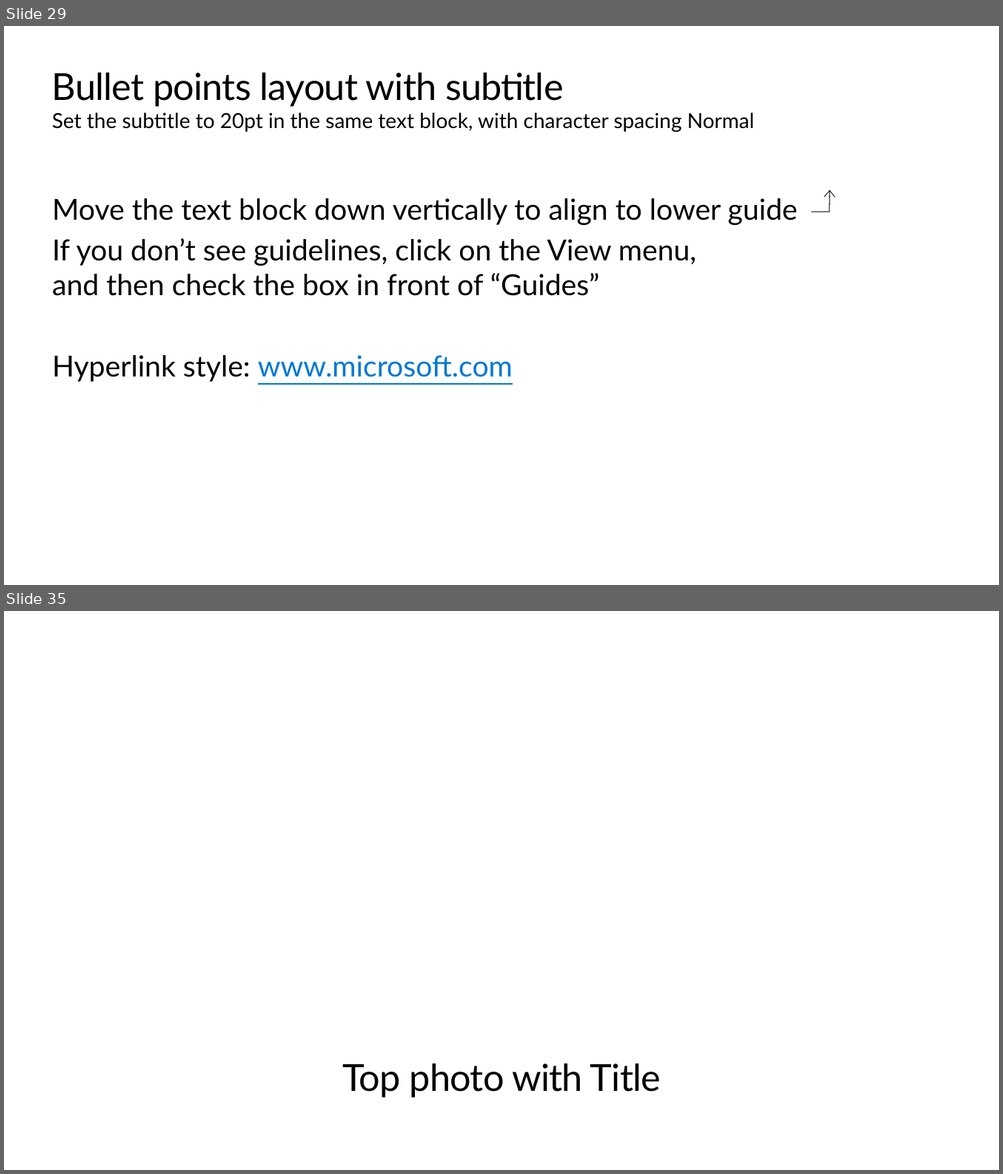
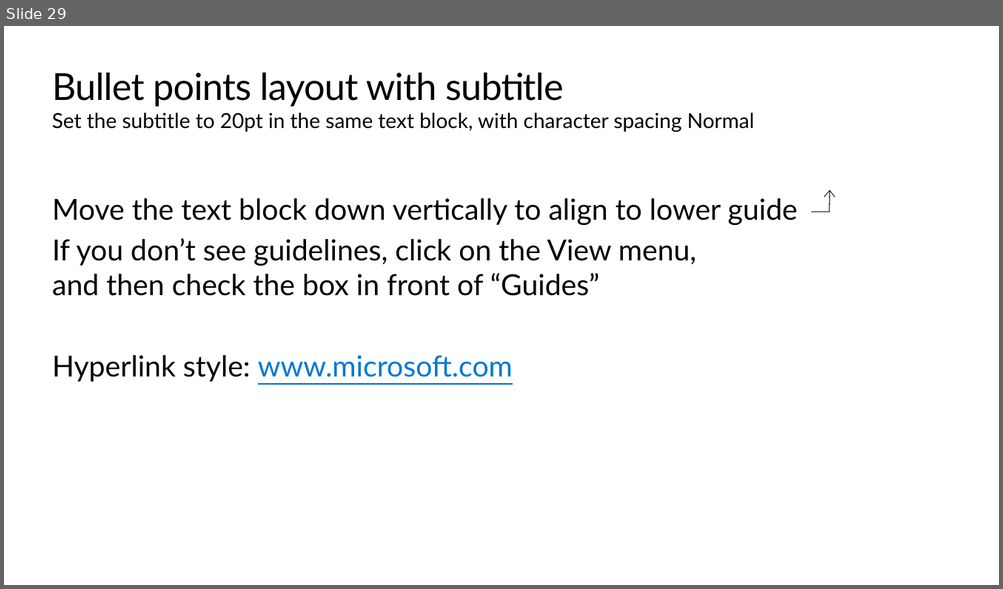
Before and after one commit to peterperov/MSFTCSA, a slide deck: 126-AzureCost/Azure Cost PBI BootCamp.pptx. Shown one above the other, each under a label of ours: slides 29 and 35 before the commit, slide 29 after it; the slides between them are not shown. The pictures are 1003x1174 and 1003x589 pixels, drawn with LibreOffice and Linux fonts; fonts in the diff are those of the drawing; background and template pictures are left out. Boxes give left, top, right and bottom in pixels: in the first picture for what was removed or moved away, otherwise in the second. Text is boxed around its words. In the diff, an @@ line names an element or a change of style, - is before the commit and + after.

```diff
--- a/126-AzureCost/Azure Cost PBI BootCamp.pptx
+++ b/126-AzureCost/Azure Cost PBI BootCamp.pptx
@@ slide 35 removed at (4, 611, 999, 1170), background #FFFFFF @@
@@ title removed at (342, 1064, 660, 1098) @@
-Top photo with Title
```
Also in this commit, not shown: 16 other slides removed, 2 other files.
